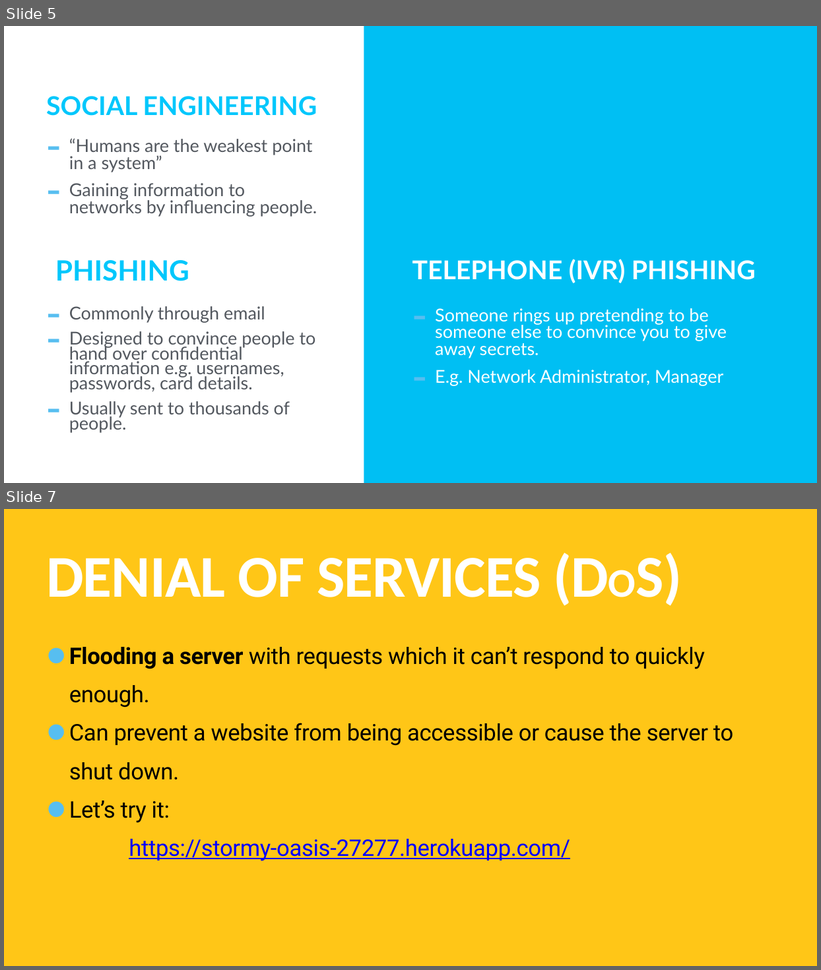
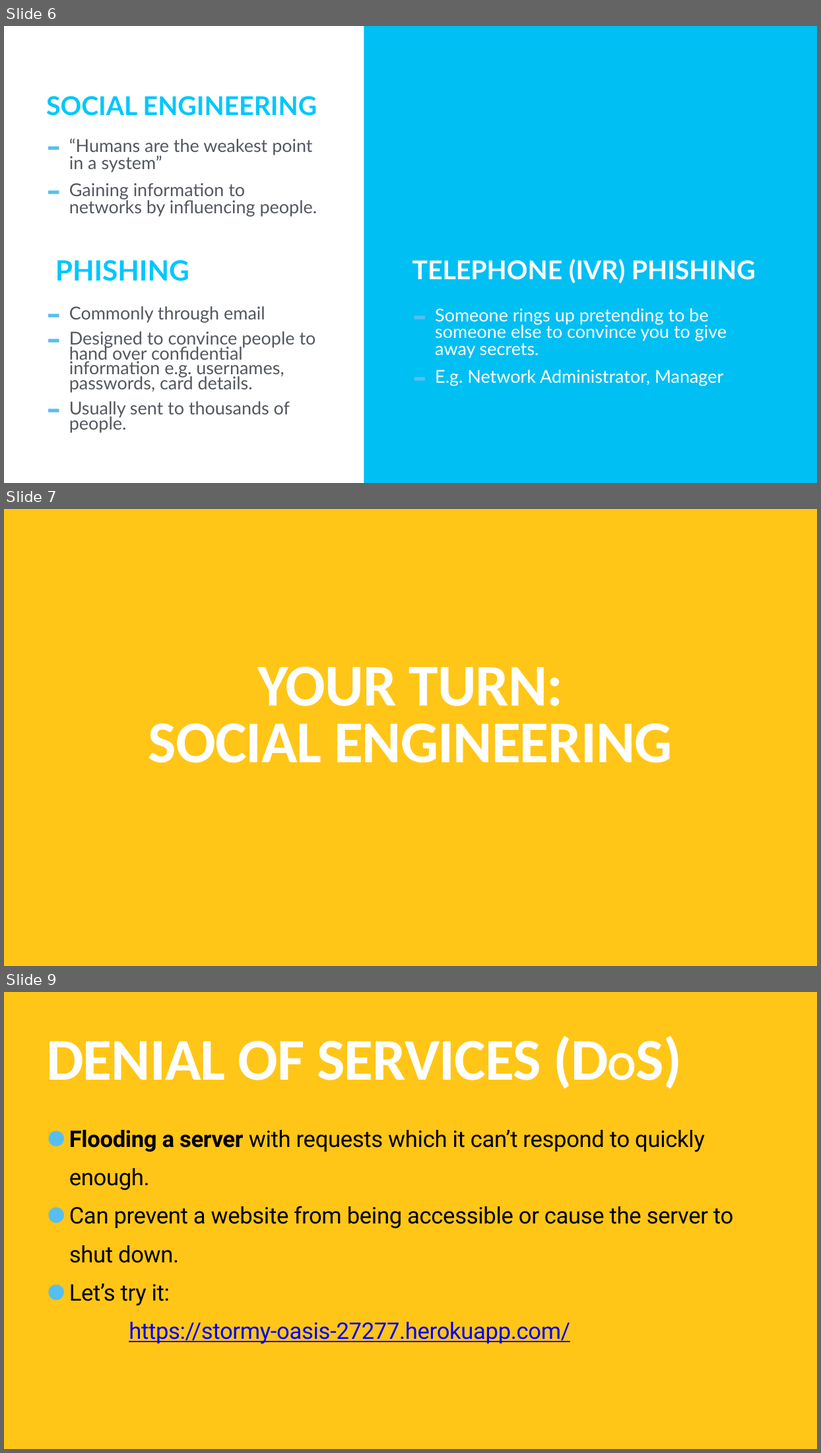
Before and after one commit to TommyWoodley/teaching, a slide deck: Y10/Attacks/AttacksPresentation.pptx. Shown one above the other, each under a label of ours: slides 5 and 7 before the commit, slides 6, 7 and 9 after it; the slides between them are not shown. The pictures are 821x970 and 821x1453 pixels, drawn with LibreOffice and Linux fonts; fonts in the diff are those of the drawing. Boxes give left, top, right and bottom in pixels: in the first picture for what was removed or moved away, otherwise in the second. Text is boxed around its words. In the diff, an @@ line names an element or a change of style, - is before the commit and + after.

```diff
--- a/Y10/Attacks/AttacksPresentation.pptx
+++ b/Y10/Attacks/AttacksPresentation.pptx
@@ slide 7 added at [4,509,817,966], background #FFC617 @@
@@ title added at [149,667,673,763], 140 pt, text #FFFFFF, bold @@
+YOUR TURN:
+SOCIAL ENGINEERING
@@ what was slide 5 is now slide 6 @@
@@ what was slide 7 is now slide 9 @@
```
Also in this commit, not shown: 2 slides changed, 1 other slide added, 5 other files.
